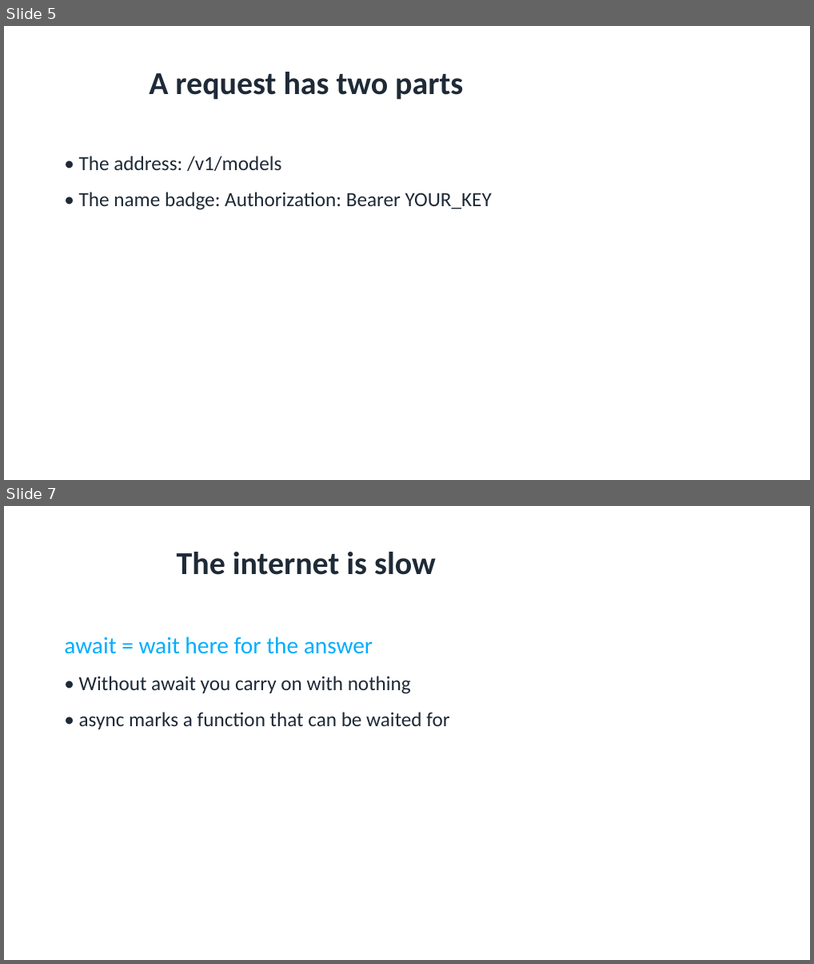
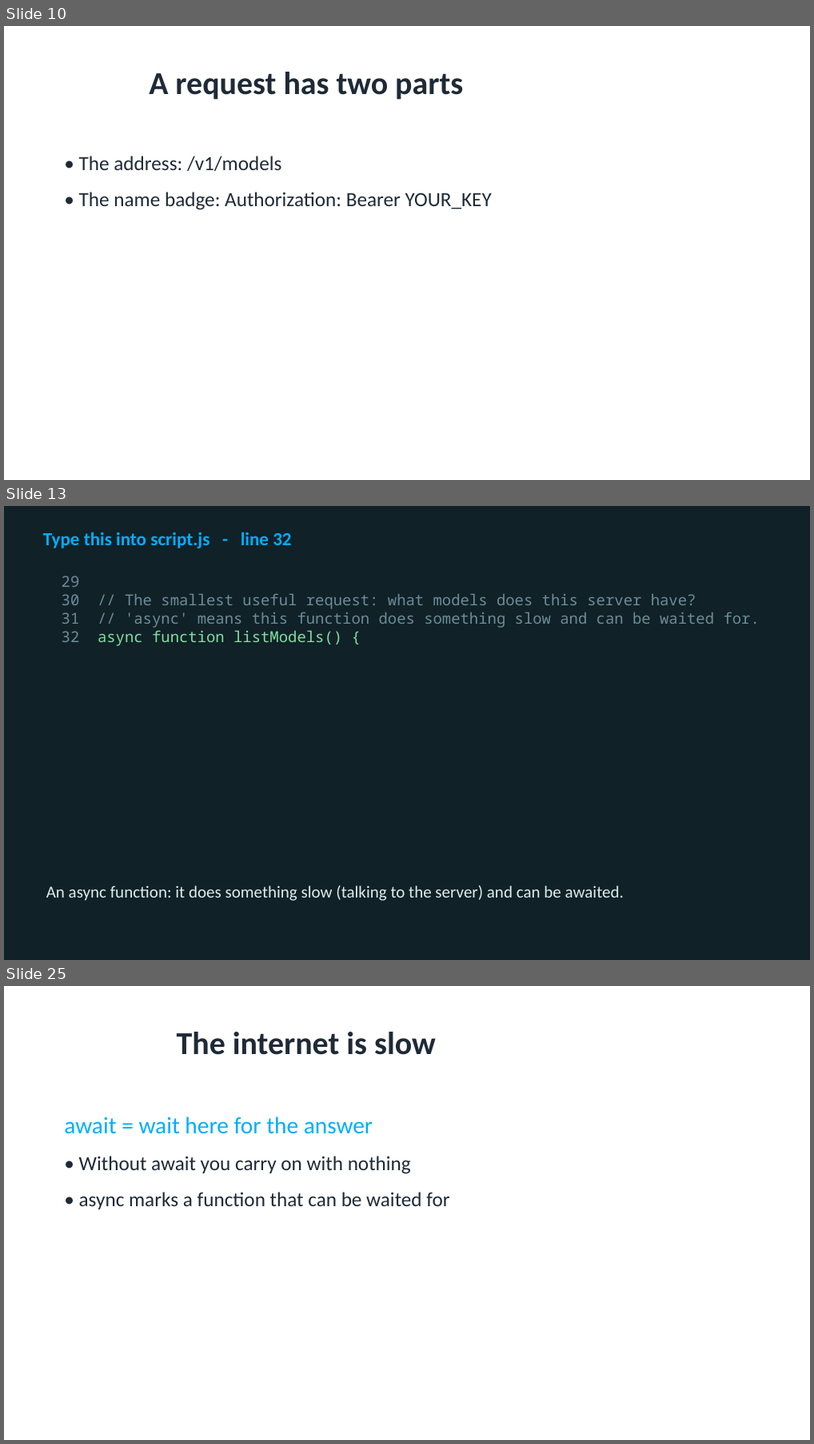
Before and after one commit to utgapps/utgapps.github.io, a slide deck: ai101/slides/week-03.pptx. Shown one above the other, each under a label of ours: slides 5 and 7 before the commit, slides 10, 13 and 25 after it; the slides between them are not shown. The pictures are 814x964 and 814x1444 pixels, drawn with LibreOffice and Linux fonts; fonts in the diff are those of the drawing. Boxes give left, top, right and bottom in pixels: in the first picture for what was removed or moved away, otherwise in the second. Text is boxed around its words. In the diff, an @@ line names an element or a change of style, - is before the commit and + after.

```diff
--- a/ai101/slides/week-03.pptx
+++ b/ai101/slides/week-03.pptx
@@ slide 13 added at [4,506,810,960], background #102127 @@
@@ text added at [43,532,291,548], 22 pt, text #01AEFD, bold @@
+Type this into script.js - line 32
@@ text added at [62,576,760,646], 18 pt, text #6D8C97 @@
+29
+30 // The smallest useful request: what models does this server have?
+31 // 'async' means this function does something slow and can be waited for.
+32 async function listModels() {
@@ text added at [46,885,624,900], 20 pt, text #DCECEF @@
+An async function: it does something slow (talking to the server) and can be awaited.
@@ what was slide 5 is now slide 10 @@
@@ what was slide 7 is now slide 25 @@
```
Also in this commit, not shown: 2 slides changed, 17 other slides added, 17 other files.
